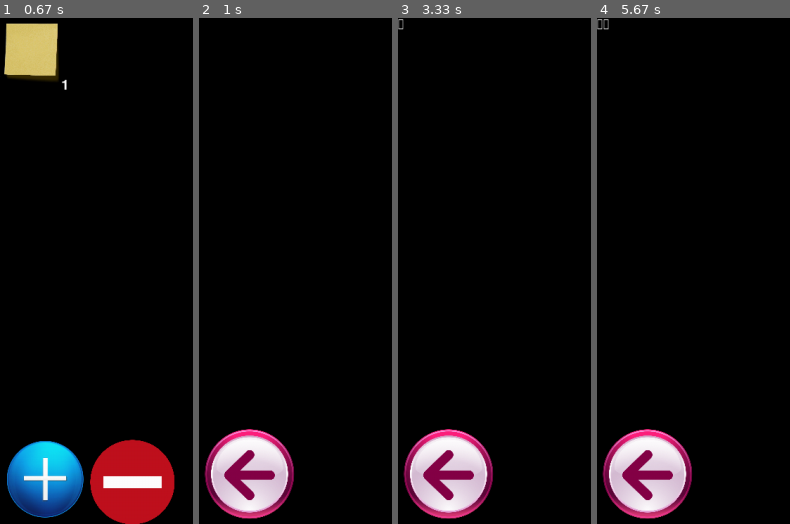
Above: before the commit, frames 1-4 (left to right).
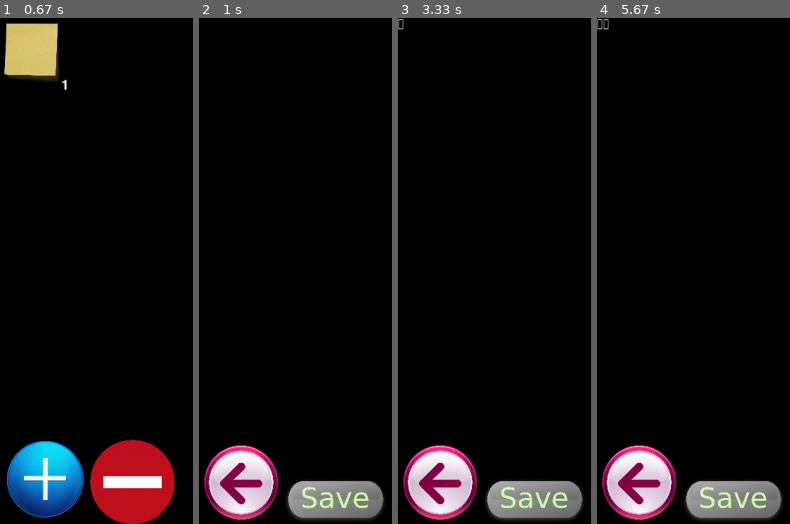
Above: after the commit, the same moments.

Repository: killerzman/pygame-pynotes
Game: pygame game, started from pynotes.py
Two runs of this game, one before a commit and one after it. Both use one fixed random seed, a clock stepped at 60 frames per second and the inputs below.
Inputs (mouse positions are in pixels of both pictures, inside the frame that each line leads up to):
- Up to frame 1 (0.67 s): no input
- Up to frame 2 (1 s): click (231, 53) at 0.88 s
- Up to frame 3 (3.33 s): hold Backspace 1.33-1.8 s; click (533, 498) at 2.12 s; tap Enter at 3.1 s
- Up to frame 4 (5.67 s): tap Enter at 5.4 s

Frame 1 is identical in both runs. In frame 2, 8.8% of the frame differs, in the area x 2-96%, y 81-100%; in frame 3, 8.8%; in frame 4, 8.8%.

Commit message:
basic save and load functionality

Diff:
--- a/pynotes.py
+++ b/pynotes.py
@@ -1,5 +1,42 @@
 import pygame
 import pygame.locals
+import json
+import datetime
+import os.path
+
+class NoteObject:
+
+	attributes = ['number', 'text', 'timestamp']
+
+	def __init__(self, noteNumber = "0", noteText = "", noteTimestamp = ""):
+		self.number = noteNumber
+		self.text = noteText
+		self.timestamp = noteTimestamp
+		self.data = {}
+
+	def to_json(self):
+		for attribute in NoteObject.attributes:
+			self.data[attribute] = getattr(self, attribute)
+		self.json = json.dumps(self.data)
+
+	def from_json(self):
+		self.data = json.loads(self.json)
+
+	def save_to_file(self, number = None):
+		if number:
+			with open(str(number) + '.dat', 'w') as outfile:
+				json.dump(self.json, outfile)
+		else:
+			with open(str(self.number) + '.dat', 'w') as outfile:
+				json.dump(self.json, outfile)
+
+	def load_from_file(self, number = None):
+		if number:
+			with open(str(number) + '.dat') as json_file:
+				self.json = json.load(json_file)
+		else:
+			with open(str(self.number) + '.dat') as json_file:
+				self.json = json.load(json_file)
 
 class Interface:
 
@@ -56,14 +93,19 @@
 		self.windowObject.draw_image(self.images["remove"])
 
 	def note_interface_init(self):
-		self.images = {"back":Image("backbutton.png",1/5,1/5)}
+		self.images = {"back":Image("backbutton.png",1/6,1/6), "save":Image("savebutton.png",1/4,1/4)}
 		self.noteString = ""
+		if self.args:
+			self.noteIndex = self.args[0]
+			if os.path.isfile(str(self.noteIndex) + '.dat'):
+				noteobj = NoteObject()
+				noteobj.load_from_file(self.noteIndex)
+				noteobj.from_json()
+				self.noteString = noteobj.data['text']
+			self.args = None
+
 
 	def note_interface(self):
-		'''self.noteText = Text("Note number " + str(self.args[0]+1), textColorForeground = (255,255,255))
-		self.noteText.rect.center = (self.windowObject.width // 2, self.windowObject.height // 2)
-		self.windowObject.draw_text(self.noteText)'''
-
 		if self.args:
 			if self.args[0].key == pygame.locals.K_BACKSPACE:
 				self.noteString = self.noteString[:-1]
@@ -75,6 +117,9 @@
 
 		self.images["back"].set_rect(0, self.windowObject.height - self.images["back"].image.get_height())
 		self.windowObject.draw_image(self.images["back"])
+
+		self.images["save"].set_rect(self.images["back"].image.get_width(), self.windowObject.height - self.images["save"].image.get_height())
+		self.windowObject.draw_image(self.images["save"])
 
 class Text:
 	def __init__(self, textString = "default", textFontSize = 20, textFontType = 'freesansbold.ttf', textColorForeground = (0,0,0), textColorBackground = (-1,-1,-1), textAntialiasing = True):
@@ -102,12 +147,9 @@
 		self.setup()
 
 	def setup(self):
-		self.image = pygame.image.load(self.path)
+		self.image = pygame.image.load(self.path).convert_alpha()
 		self.image = pygame.transform.scale(self.image, (int(self.image.get_width()*self.scaleW), int(self.image.get_height()*self.scaleH)))
 		self.set_rect(0, 0)
-
-	def reset(self, imagePath, imageScaleWidth = 1, imageScaleHeight = 1):
-		self.__init__(imagePath, imageScaleWidth, imageScaleHeight)
 
 	def set_rect(self, imageX = 0, imageY = 0):
 		self.rect = pygame.Rect(imageX, imageY, self.image.get_width(), self.image.get_height())
@@ -136,9 +178,6 @@
 		else:
 			self.display = pygame.display.set_mode((self.width, self.height))
 		self.fill(self.backgroundColor)
-
-	def reset(self, windowWidth = 1280, windowHeight = 720, windowName = "pynotes", windowResizable = True, windowBackgroundColor = (0,0,0)):
-		self.__init__(windowWidth, windowHeight, windowName, windowResizable, windowBackgroundColor)
 
 	def fill(self, windowBackgroundColor = (0,0,0)):
 		self.backgroundColor = windowBackgroundColor
@@ -196,7 +235,7 @@
 						for note_index in range(len(mainInterface.noteImages)):
 							if mainInterface.noteImages[note_index].collide_point(event.pos):
 								window.fill()
-								noteInterface.init_draw()
+								noteInterface.init_draw(note_index+1)
 								update_all()
 								print("note " + str(note_index+1))
 				elif Interface.current_interface == "note_interface":
@@ -206,6 +245,11 @@
 							mainInterface.draw()
 							update_all()
 							print("back")
+						if noteInterface.images["save"].collide_point(event.pos):
+							noteobj = NoteObject(noteInterface.noteIndex, noteInterface.noteString, str(datetime.datetime.now()))
+							noteobj.to_json()
+							noteobj.save_to_file()
+							print("save")
 					elif event.type == pygame.KEYDOWN:
 						window.fill()
 						noteInterface.draw(event)
Binary file added: savebutton.png
